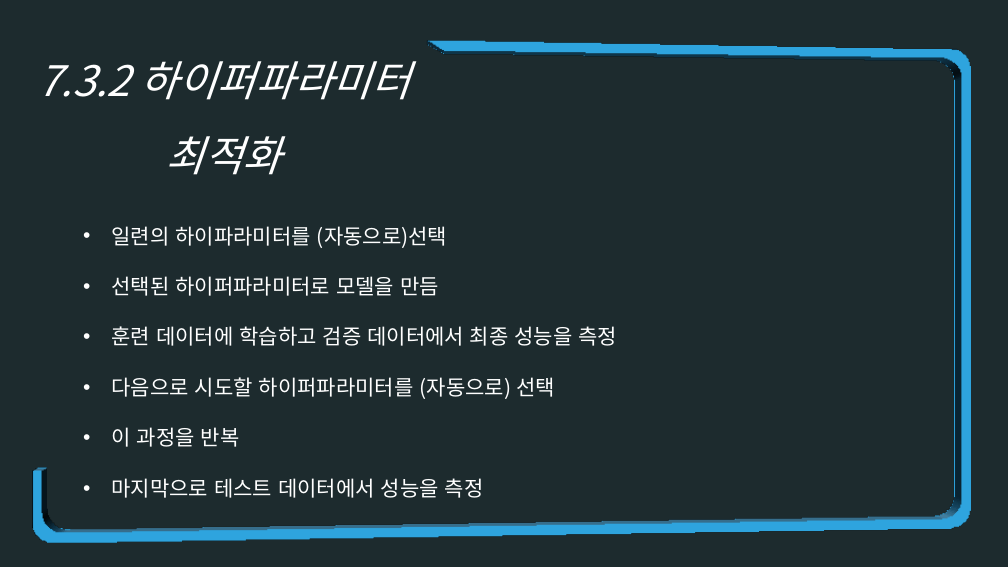
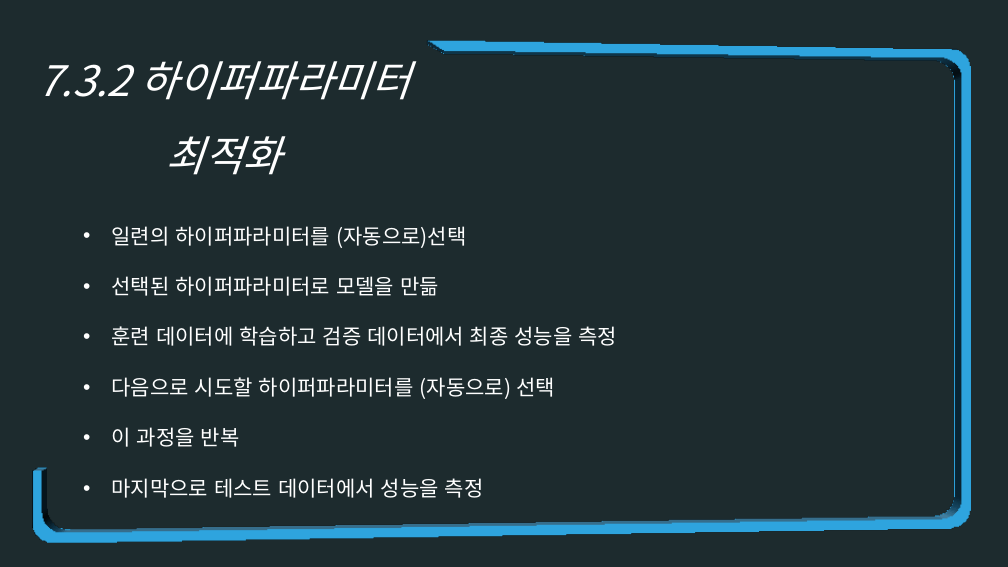
Before and after one commit to JoSihun/DeepLearningStudy, a slide deck: slide 12 of 01_TEAM_DATA/C팀/C팀 4주차/4주차_7.2장, 7.3장, 7.4장_C팀_안동혁.pptx. Drawn at 1008x567 pixels with LibreOffice and Linux fonts; fonts in the diff are those of the drawing. Boxes give left, top, right and bottom in pixels: in the first picture for what was removed or moved away, otherwise in the second. Text is boxed around its words. In the diff, an @@ line names an element or a change of style, - is before the commit and + after.

```diff
--- a/01_TEAM_DATA/C팀/C팀 4주차/4주차_7.2장, 7.3장, 7.4장_C팀_안동혁.pptx
+++ b/01_TEAM_DATA/C팀/C팀 4주차/4주차_7.2장, 7.3장, 7.4장_C팀_안동혁.pptx
@@ text at <box>112,226,466,296</box>: text changed @@
-• 일련의 하이파라미터를 (자동으로)선택
-• 선택된 하이퍼파라미터로 모델을 만듬
+• 일련의 하이퍼파라미터를 (자동으로)선택
+• 선택된 하이퍼파라미터로 모델을 만듦
```
Also in this commit, not shown: 1 other slide changed.
